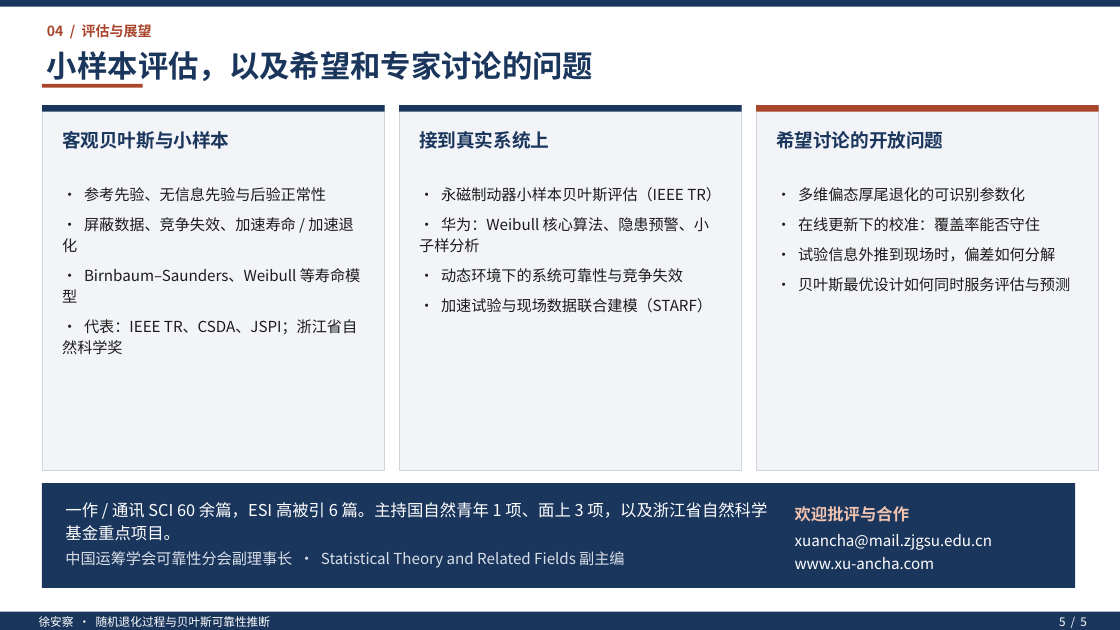
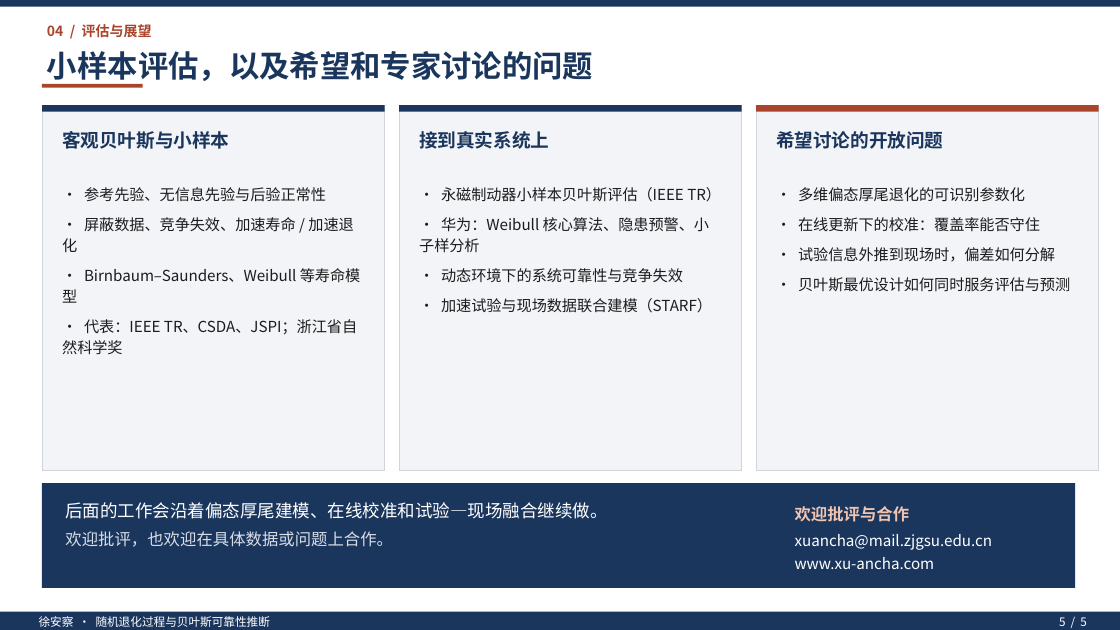
Before and after one commit to XU-ANCHA/XU-ANCHA.github.io, a slide deck: slide 5 of files/slides/research-intro-experts.pptx. Drawn at 1120x630 pixels with LibreOffice and Linux fonts; fonts in the diff are those of the drawing. Boxes give left, top, right and bottom in pixels: in the first picture for what was removed or moved away, otherwise in the second. Text is boxed around its words. In the diff, an @@ line names an element or a change of style, - is before the commit and + after.

```diff
--- a/files/slides/research-intro-experts.pptx
+++ b/files/slides/research-intro-experts.pptx
@@ text at <box>65,502,607,547</box>: text changed; size 14 to 15 pt @@
-一作 / 通讯 SCI 60 余篇，ESI 高被引 6 篇。主持国自然青年 1 项、面上 3 项，以及浙江省自然科学基金重点项目。
-中国运筹学会可靠性分会副理事长 · Statistical Theory and Related Fields 副主编
+后面的工作会沿着偏态厚尾建模、在线校准和试验—现场融合继续做。
+欢迎批评，也欢迎在具体数据或问题上合作。
```
Also in this commit, not shown: 1 other slide changed, 1 slide added, 1 slide removed, 1 other file.
